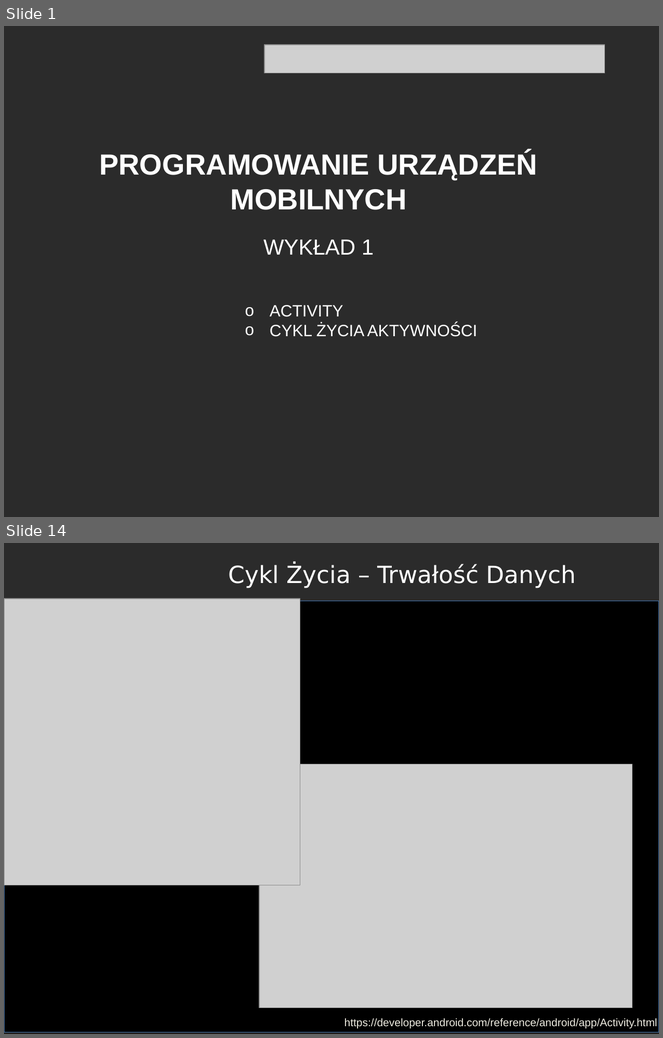
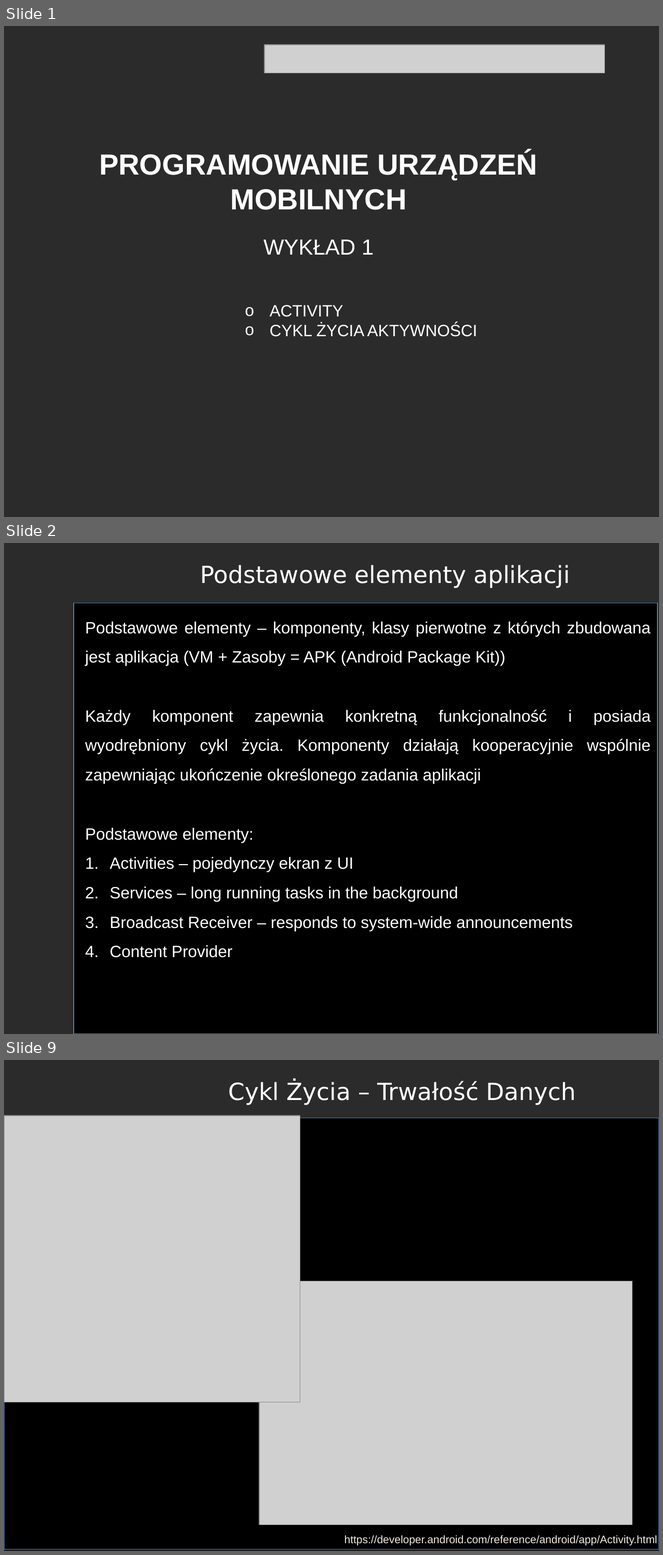
Before and after one commit to RafLew84/PUM, a slide deck: 2022-2023/Wyk/Wyklad1.pptx. Shown one above the other, each under a label of ours: slides 1 and 14 before the commit, slides 1, 2 and 9 after it; the slides between them are not shown. The pictures are 663x1038 and 663x1555 pixels, drawn with LibreOffice and Linux fonts; fonts in the diff are those of the drawing; grey boxes stand for pictures; background and template pictures are left out; a plain dark background stands for a picture behind light text. Boxes give left, top, right and bottom in pixels: in the first picture for what was removed or moved away, otherwise in the second. Text is boxed around its words. In the diff, an @@ line names an element or a change of style, - is before the commit and + after.

```diff
--- a/2022-2023/Wyk/Wyklad1.pptx
+++ b/2022-2023/Wyk/Wyklad1.pptx
@@ slide 2 added at bbox=[4, 543, 659, 1034], background picture (left out) @@
@@ text added at bbox=[201, 565, 570, 588], 26 pt, text #FFFFFF @@
+Podstawowe elementy aplikacji
@@ rectangle added at bbox=[74, 603, 657, 1034], fill #000000, outline #4B7EBC 0.75 pt @@
@@ text added at bbox=[85, 621, 651, 958], 18 pt, text #FFFFFF @@
+Podstawowe elementy – komponenty, klasy pierwotne z których zbudowana jest aplikacja (VM + Zasoby = APK (Android Package Kit))
+Każdy komponent zapewnia konkretną funkcjonalność i posiada wyodrębniony cykl życia. Komponenty działają kooperacyjnie wspólnie zapewniając ukończenie określonego zadania aplikacji
+Podstawowe elementy:
+1. Activities – pojedynczy ekran z UI
+2. Services – long running tasks in the background
+3. Broadcast Receiver – responds to system-wide announcements
+4. Content Provider
@@ what was slide 14 is now slide 9 @@
```
Also in this commit, not shown: 1 slide changed, 6 other slides added, 1 slide removed, 3 other files.
